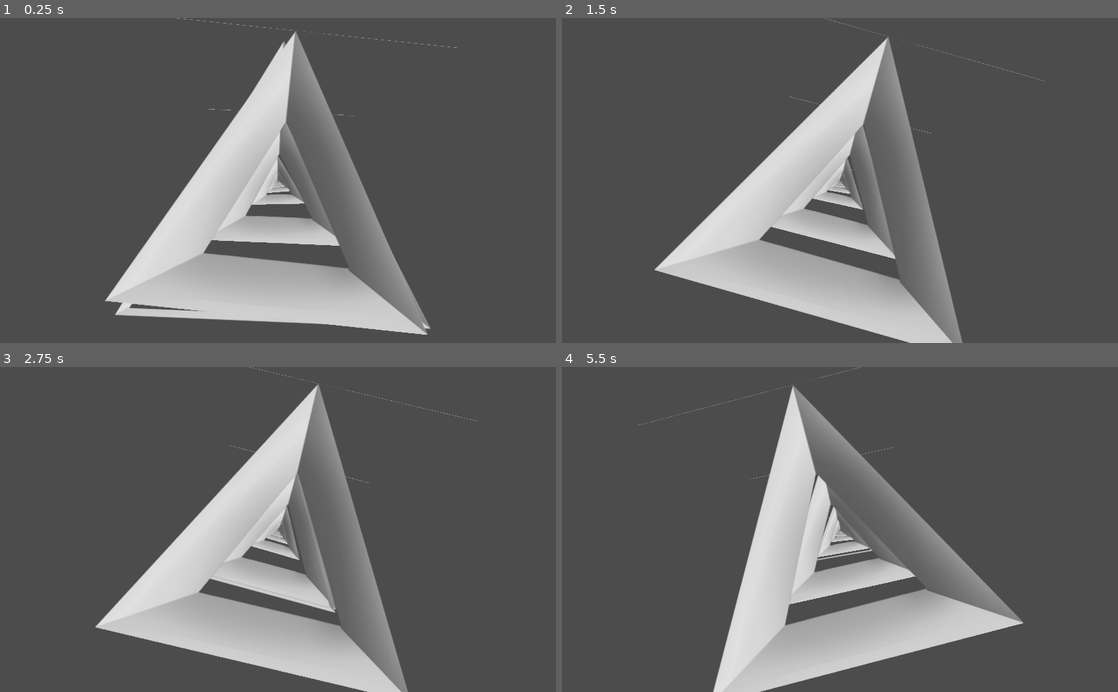
Above: before the commit, frames 1-4 (two rows, left to right).
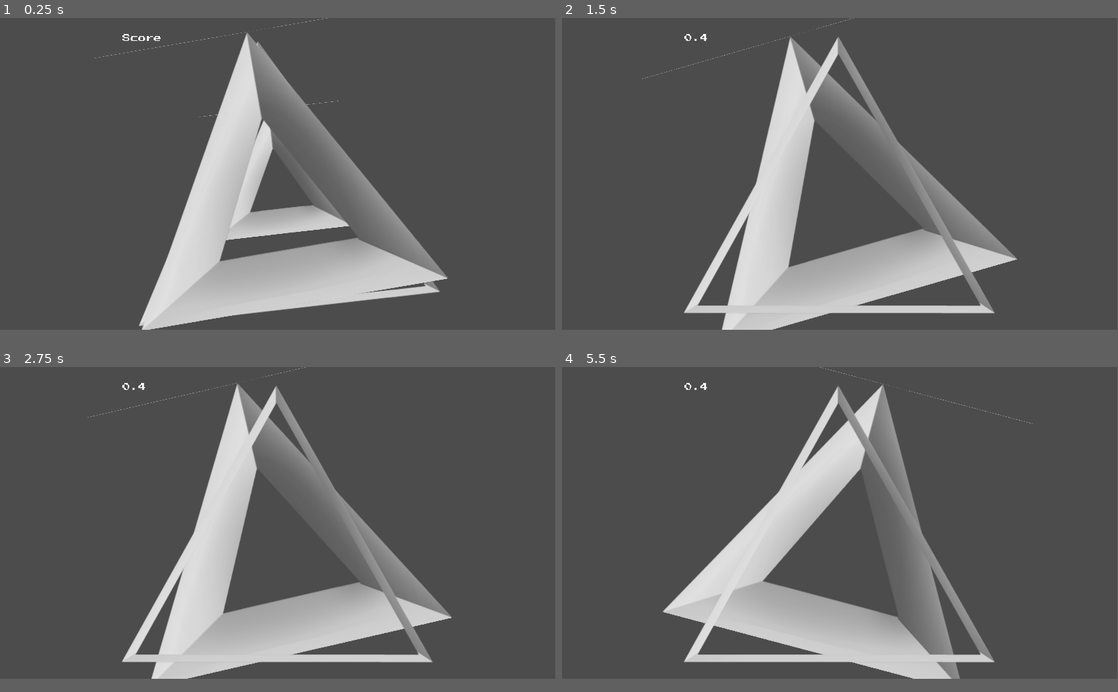
Above: after the commit, the same moments.

Repository: DavidZwitser/GMTK-Jam-2020
Game: Godot game, scene res://Scenes/Main.tscn
Two runs of this game, one before a commit and one after it. Both use one fixed random seed, a clock stepped at 60 frames per second and the inputs below.
Inputs (mouse positions are in pixels of both pictures, inside the frame that each line leads up to):
- Up to frame 1 (0.25 s): no input
- Up to frame 2 (1.5 s): move the mouse to (962, 164) at 0.52 s; hold Space (beatClick) 0.53-1.25 s; click (962, 164) at 0.67 s; drag from (728, 196) to (812, 245) at 1.27 s
- Up to frame 3 (2.75 s): move the mouse to (333, 458) at 2.02 s; hold Space (beatClick) from 2.03 s (still down); click (333, 458) at 2.17 s
- Up to frame 4 (5.5 s): release Space (beatClick) at 2.75 s; drag from (812, 594) to (673, 480) at 2.77 s; move the mouse to (1006, 578) at 3.52 s; hold Space (beatClick) 3.53-4.25 s; click (1006, 578) at 3.67 s; drag from (673, 480) to (756, 448) at 4.27 s; move the mouse to (867, 529) at 5.02 s; hold Space (beatClick) from 5.03 s (still down); click (867, 529) at 5.17 s
In our replay, the window is 800x468 before the commit and 799x449 after it. These sizes can differ from the game's own. Grey fills any space a smaller window leaves; there, only what the larger window draws over its background counts as a difference.

The runs differ from the first frame. In frame 1, 16% of the frame differs, in the area x 17-83%, y 0-98%; in frame 2, 23%, in the area x 14-87%, y 0-100%; in frame 3, 22%; in frame 4, 22%.

Commit message:
playing around with scores

Diff:
--- a/Scenes/Main.tscn
+++ b/Scenes/Main.tscn
@@ -1,28 +1,35 @@
-[gd_scene load_steps=6 format=2]
+[gd_scene load_steps=10 format=2]
 
 [ext_resource path="res://Objects/Triangle.tscn" type="PackedScene" id=1]
-[ext_resource path="res://Scripts/World.gd" type="Script" id=2]
+[ext_resource path="res://Scripts/TriangleSpawner.gd" type="Script" id=2]
 [ext_resource path="res://Objects/BeatOutline.tscn" type="PackedScene" id=3]
 [ext_resource path="res://Scripts/BeatOutline.gd" type="Script" id=4]
 [ext_resource path="res://Objects/ClickHandeler.tscn" type="PackedScene" id=5]
+[ext_resource path="res://Fonts/PressStart2P-Regular.ttf" type="DynamicFontData" id=6]
+[ext_resource path="res://Scenes/Score.gd" type="Script" id=7]
+[ext_resource path="res://Scenes/ScoreManager.gd" type="Script" id=8]
+
+[sub_resource type="DynamicFont" id=1]
+size = 27
+font_data = ExtResource( 6 )
 
 [node name="Main" type="Spatial"]
 
-[node name="Wereld" type="Spatial" parent="."]
+[node name="ScoreManager" type="Spatial" parent="."]
+transform = Transform( 1, 0, 0, 0, 1, 0, 0, 0, 1, 0, 2.08705, 7.44705 )
+script = ExtResource( 8 )
+
+[node name="TriangleSpawner" type="Spatial" parent="."]
 transform = Transform( 1, 0, 0, 0, 1, 0, 0, 0, 1, -0.0360794, 0.0946531, -0.0161333 )
 script = ExtResource( 2 )
-amountOfTriangels = 15
+amountOfTriangels = 2
 Triangle = ExtResource( 1 )
 depthScale = 3
 rotationSpeed = 0.734
 rotationOffset = 0.222
 rotationAmplitude = 0.289
 
-[node name="Spatial" parent="Wereld" instance=ExtResource( 1 )]
-transform = Transform( 1, 0, 0, 0, 1, 0, 0, 0, 1, -0.809456, 0.257507, 15.8315 )
-visible = false
-
-[node name="BeatOutline" parent="Wereld" instance=ExtResource( 3 )]
+[node name="BeatOutline" parent="TriangleSpawner" instance=ExtResource( 3 )]
 transform = Transform( 1, 0, 0, 0, 1, 0, 0, 0, 1, 0.0142746, -0.038249, -3.35763 )
 script = ExtResource( 4 )
 
@@ -33,4 +40,22 @@
 far = 8192.0
 
 [node name="ClickHandeler" parent="." instance=ExtResource( 5 )]
-[connection signal="beatReleaseSignal" from="ClickHandeler" to="Wereld" method="_on_ClickHandeler_beatReleaseSignal"]
+
+[node name="Score" type="Label" parent="."]
+margin_left = 424.0
+margin_top = 56.0
+margin_right = 568.0
+margin_bottom = 104.0
+custom_fonts/font = SubResource( 1 )
+text = "Score"
+script = ExtResource( 7 )
+__meta__ = {
+"_edit_use_anchors_": false
+}
+[connection signal="scoreChanged" from="ScoreManager" to="TriangleSpawner" method="_on_ScoreManager_scoreChanged"]
+[connection signal="amountOfTrianglesChanged" from="TriangleSpawner" to="TriangleSpawner" method="_on_Wereld_amountOfTrianglesChanged"]
+[connection signal="amountOfTrianglesChanged" from="TriangleSpawner" to="TriangleSpawner/BeatOutline" method="_on_Wereld_amountOfTrianglesChanged"]
+[connection signal="amountOfTrianglesChanged" from="TriangleSpawner" to="Score" method="_on_Wereld_amountOfTrianglesChanged"]
+[connection signal="beatReleaseSignal" from="ClickHandeler" to="TriangleSpawner" method="_on_ClickHandeler_beatReleaseSignal"]
+[connection signal="beatReleaseSignal" from="ClickHandeler" to="ScoreManager" method="_on_ClickHandeler_beatReleaseSignal"]
+[connection signal="beatReleaseSignal" from="ClickHandeler" to="Score" method="_on_ClickHandeler_beatReleaseSignal"]
--- /dev/null
+++ b/Scenes/Score.gd
@@ -0,0 +1,24 @@
+extends Label
+
+
+# Declare member variables here. Examples:
+# var a: int = 2
+# var b: String = "text"
+
+
+# Called when the node enters the scene tree for the first time.
+func _ready() -> void:
+	pass # Replace with function body.
+
+
+# Called every frame. 'delta' is the elapsed time since the previous frame.
+#func _process(delta: float) -> void:
+#	pass
+
+
+func _on_Wereld_amountOfTrianglesChanged(newAmount, furthestZ, scored) -> void:
+	pass
+
+func _on_ClickHandeler_beatReleaseSignal(value) -> void:
+	text = str(value)
+	pass # Replace with function body.
--- /dev/null
+++ b/Scenes/ScoreManager.gd
@@ -0,0 +1,15 @@
+extends Spatial
+
+var gameScore: float
+signal scoreChanged(newScore)
+
+
+func _on_ClickHandeler_beatReleaseSignal(value) -> void:
+
+	var distance: int = get_parent().get_node("TriangleSpawner").getBeatOutlineDistanceFromClosestTriangle()
+
+	var score: int = 10 - distance
+	gameScore += score
+
+	if score:
+		emit_signal("scoreChanged", gameScore)
--- a/Scripts/BeatOutline.gd
+++ b/Scripts/BeatOutline.gd
@@ -1,11 +1,9 @@
 extends Spatial
-
 
 export var speed: float = .5
 var currentSpeed: float
 export var maxZ: float = -500
 
-# Called when the node enters the scene tree for the first time.
 func _ready():
 	resetScale()
 
@@ -13,7 +11,6 @@
 	currentSpeed = speed
 	translation.z = 0
 	pass
-
 
 func _process(delta):
 	currentSpeed += delta * 2
@@ -24,3 +21,10 @@
 
 	if translation.z < maxZ:
 		resetScale()
+
+
+func _on_Wereld_amountOfTrianglesChanged(newAmount, furthestZ, scored) -> void:
+	maxZ = furthestZ
+
+	if not scored:
+		resetScale()
--- a/Scripts/World.gd
+++ b/Scripts/TriangleSpawner.gd
@@ -1,4 +1,7 @@
 extends Spatial
+
+signal amountOfTrianglesChanged(newAmount, furthestZ, scored)
+signal scoreChanged(newScore)
 
 export var amountOfTriangels: int = 4
 export (PackedScene) var Triangle
@@ -25,7 +28,7 @@
 
 		index -= 1
 
-	_on_ClickHandeler_beatReleaseSignal(0)
+	#_on_ClickHandeler_beatReleaseSignal(0)
 
 func addTriangle():
 	var triangle: Spatial = Triangle.instance()
@@ -37,6 +40,22 @@
 	triangles.append(triangle)
 	add_child(triangle)
 
+	emit_signal("amountOfTrianglesChanged", len(triangles), triangles[len(triangles) - 1].translation.z, true)
+
+
+
+func removeTriangle():
+	if (len(triangles) == 1):
+		return
+
+	var triangleToRemove: Spatial = triangles[len(triangles)-1]
+
+	triangles.pop_back()
+
+	remove_child(triangleToRemove)
+
+	emit_signal("amountOfTrianglesChanged", len(triangles), triangles[len(triangles) - 1].translation.z, false)
+
 func getRotationFromZ(z: float) -> float:
 
 	var closestTriangle: Spatial = triangles[0]
@@ -47,26 +66,31 @@
 
 	return .0
 
-
-func removeTriangle():
-	var triangleToRemove: Spatial = triangles[len(triangles)-1]
-
-	triangles.pop_back()
-
-	remove_child(triangleToRemove)
-
-func _on_ClickHandeler_beatReleaseSignal(value) -> void:
-	var beatOutlineZ = get_node("BeatOutline").translation.z
-
+func getBeatOutlineDistanceFromClosestTriangle():
 	var distance: int = 999999999999999999999
 	var closestIndex: int = 1
+
+	var beatOutlineZ = get_node("BeatOutline").translation.z
 
 	for i in range(len(triangles)):
 
 		if abs(triangles[i].translation.z - beatOutlineZ) < distance:
 			closestIndex = i
-			distance = abs(triangles[i].translation .z - beatOutlineZ)
+			distance = abs(triangles[i].translation.z - beatOutlineZ)
 
-	var score = distance / max(closestIndex, 1)
+	return 	distance / max(closestIndex, 1)
 
-	print(score)
+
+func _on_ScoreManager_scoreChanged(newScore: float) -> void:
+	#print(newScore, "poep")
+	var offset: int = len(triangles) - newScore
+
+	print(len(triangles), offset, "offset")
+
+	if offset < 0:
+		for i in range(abs(offset)):
+			removeTriangle()
+
+	elif offset > 0:
+		for i in range(offset):
+			addTriangle()
--- a/project.godot
+++ b/project.godot
@@ -25,6 +25,11 @@
 IconLoaderGithub="*res://addons/github-integration/scripts/IconLoaderGithub.gd"
 RestHandler="*res://addons/github-integration/scripts/RestHandler.gd"
 
+[display]
+
+window/size/width=1920
+window/size/height=1080
+
 [editor_plugins]
 
 enabled=PoolStringArray( "github-integration" )
